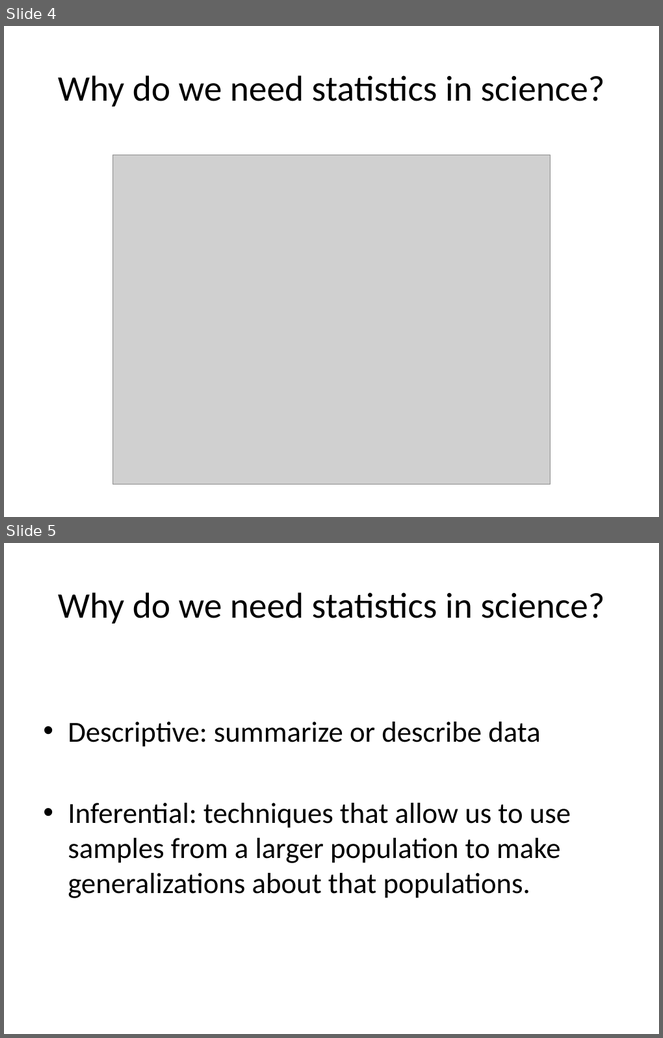
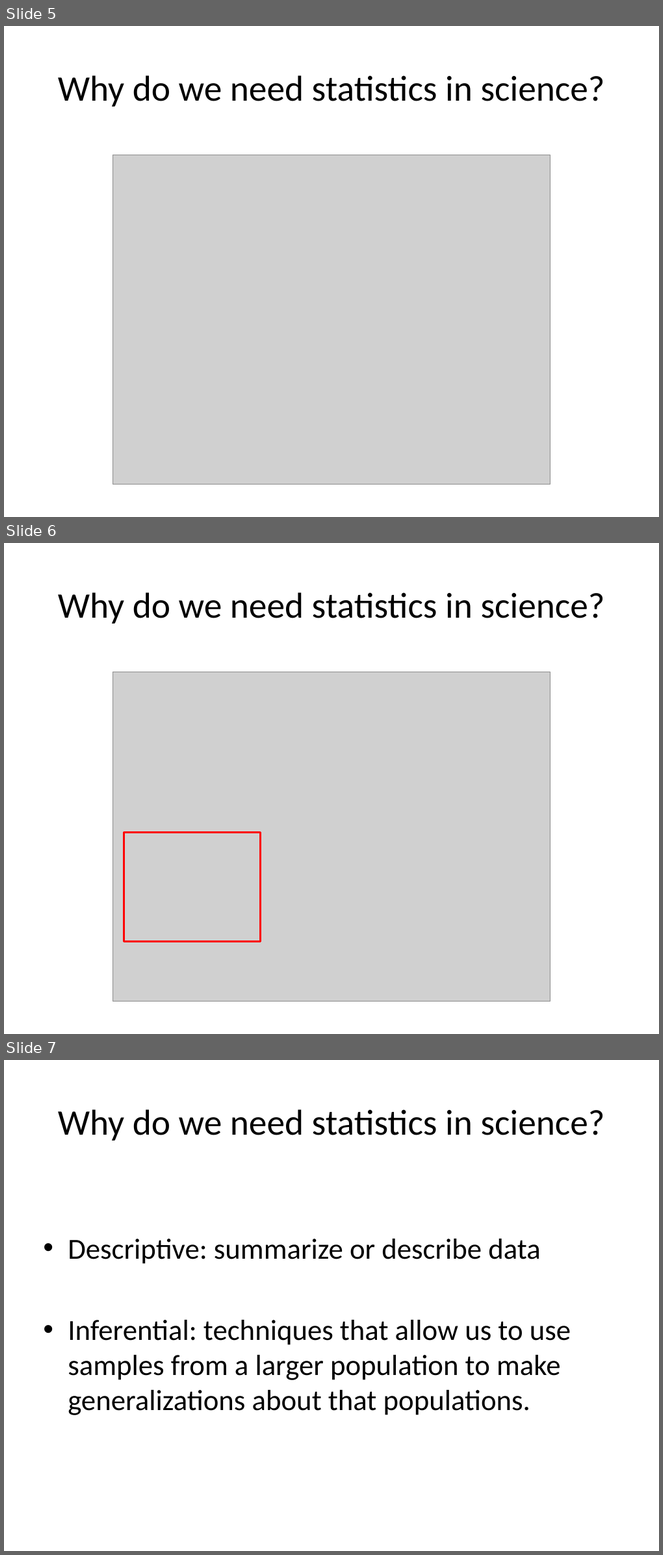
Before and after one commit to mlloyd23/bio211_JAN2018, a slide deck: 1 Introduction.pptx. Shown one above the other, each under a label of ours: slides 4 and 5 before the commit, slides 5, 6 and 7 after it. The pictures are 663x1038 and 663x1555 pixels, drawn with LibreOffice and Linux fonts; fonts in the diff are those of the drawing; grey boxes stand for pictures. Boxes give left, top, right and bottom in pixels: in the first picture for what was removed or moved away, otherwise in the second. Text is boxed around its words. In the diff, an @@ line names an element or a change of style, - is before the commit and + after.

```diff
--- a/1 Introduction.pptx
+++ b/1 Introduction.pptx
@@ slide 6 added at (x1=4, y1=543, x2=659, y2=1034), background #FFFFFF @@
@@ title added at (x1=58, y1=592, x2=605, y2=624), 39.6 pt, text #000000 @@
+Why do we need statistics in science?
@@ picture added at (x1=113, y1=672, x2=550, y2=1002) @@
@@ rectangle added at (x1=124, y1=833, x2=260, y2=942), outline #FF0000 2 pt @@
@@ what was slide 4 is now slide 5 @@
@@ what was slide 5 is now slide 7 @@
```
Also in this commit, not shown: 2 slides changed, 1 other slide added.
